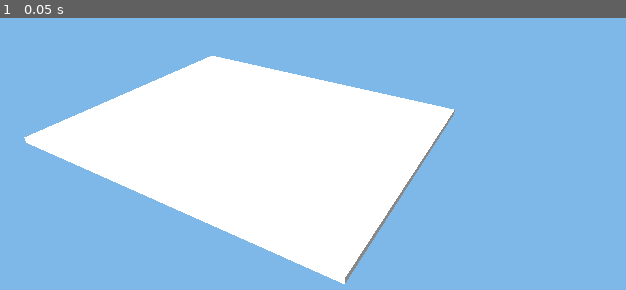
Above: before the commit, frame 1.
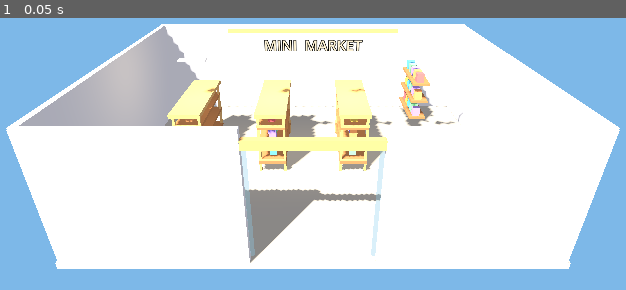
Above: after the commit, the same moment.

Repository: uchihabaha05-del/MINI-WORLD-TYCOON
Game: Godot game, scene res://scenes/Main.tscn
Two runs of this game, one before a commit and one after it. Both use one fixed random seed, a clock stepped at 60 frames per second and the inputs below.
Inputs:
- Up to frame 1 (0.05 s): no input

The runs differ from the first frame. In frame 1, 55% of the frame differs, in the area x 0-100%, y 2-98%.

Commit message:
Connect procedural shop interior to main scene

Diff:
--- a/scenes/Main.tscn
+++ b/scenes/Main.tscn
@@ -1,4 +1,6 @@
-[gd_scene load_steps=5 format=3]
+[gd_scene load_steps=6 format=3]
+
+[ext_resource type="Script" path="res://scripts/shop_builder.gd" id="1_shop_builder"]
 
 [sub_resource type="BoxMesh" id="BoxMesh_Floor"]
 size = Vector3(18, 0.3, 14)
@@ -18,6 +20,7 @@
 ambient_light_energy = 0.7
 
 [node name="Main" type="Node3D"]
+script = ExtResource("1_shop_builder")
 
 [node name="WorldEnvironment" type="WorldEnvironment" parent="."]
 environment = SubResource("Environment_Main")
@@ -28,9 +31,9 @@
 shadow_enabled = true
 
 [node name="Camera3D" type="Camera3D" parent="."]
-transform = Transform3D(0.866025, -0.25, 0.433013, 0, 0.866025, 0.5, -0.5, -0.433013, 0.75, 13, 11, 16)
+position = Vector3(0, 10.5, 17.5)
 current = true
-fov = 55.0
+fov = 58.0
 
 [node name="Floor" type="StaticBody3D" parent="."]
 position = Vector3(0, -0.15, 0)
@@ -41,5 +44,3 @@
 
 [node name="Collision" type="CollisionShape3D" parent="Floor"]
 shape = SubResource("BoxShape_Floor")
-
-[node name="ShopPlaceholder" type="Node3D" parent="."]
